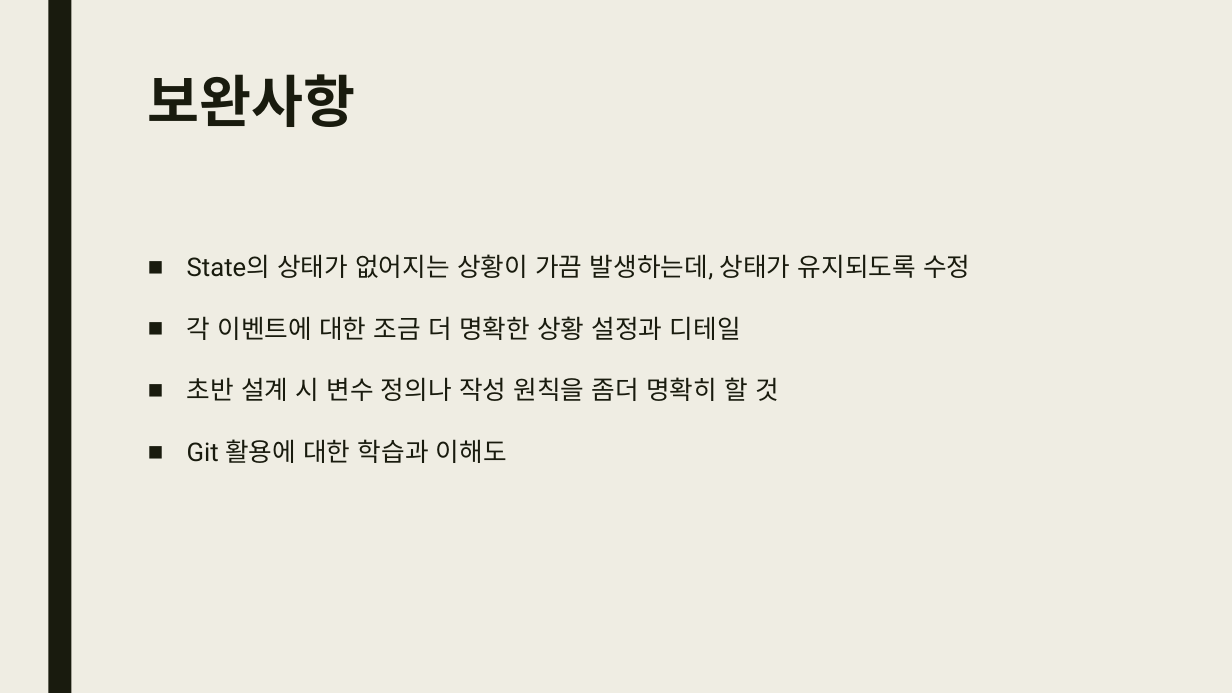
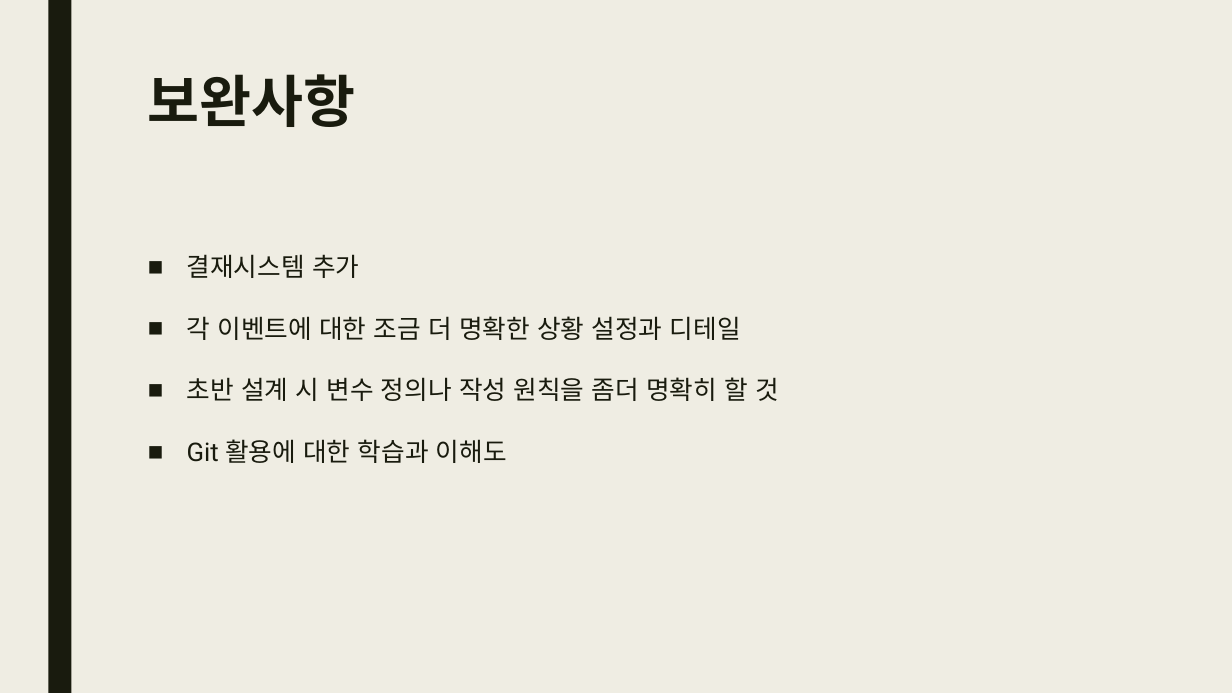
Before and after one commit to syoon6682/Movie_Recommendation_pjt, a slide deck: slide 19 of 220527_7기_서울_4반_관통_PJT_정승윤_이규민.pptx. Drawn at 1232x693 pixels with LibreOffice and Linux fonts; fonts in the diff are those of the drawing. Boxes give left, top, right and bottom in pixels: in the first picture for what was removed or moved away, otherwise in the second. Text is boxed around its words. In the diff, an @@ line names an element or a change of style, - is before the commit and + after.

```diff
--- a/220527_7기_서울_4반_관통_PJT_정승윤_이규민.pptx
+++ b/220527_7기_서울_4반_관통_PJT_정승윤_이규민.pptx
@@ text at [187,254,359,278]: text changed @@
-■ State의 상태가 없어지는 상황이 가끔 발생하는데, 상태가 유지되도록 수정
+■ 결재시스템 추가
```
Also in this commit, not shown: 3 other slides changed, 13 other files.
